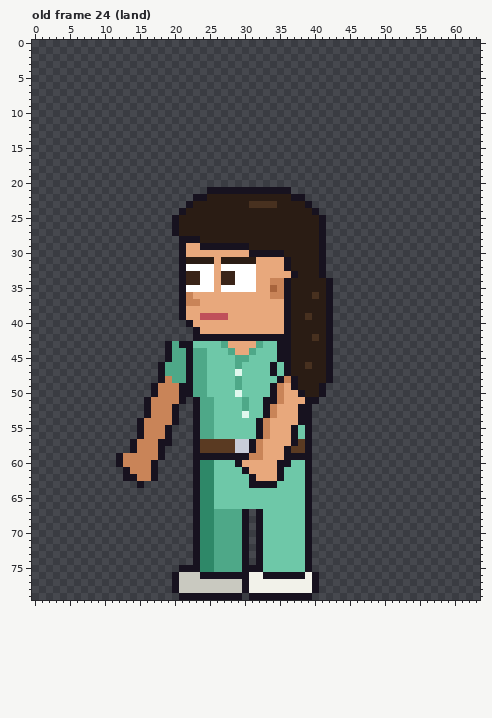
Pixel-art file -- sprites/clients/client_dentrec_b_left_anim.aseprite. The first picture shows the starting point.
64x80 pixels, 123 frames. Colours within 5 levels of each other are drawn and written as one. Shown: old frame 24 (land). The commit also changed other frames, which this record leaves out.
And afterwards:
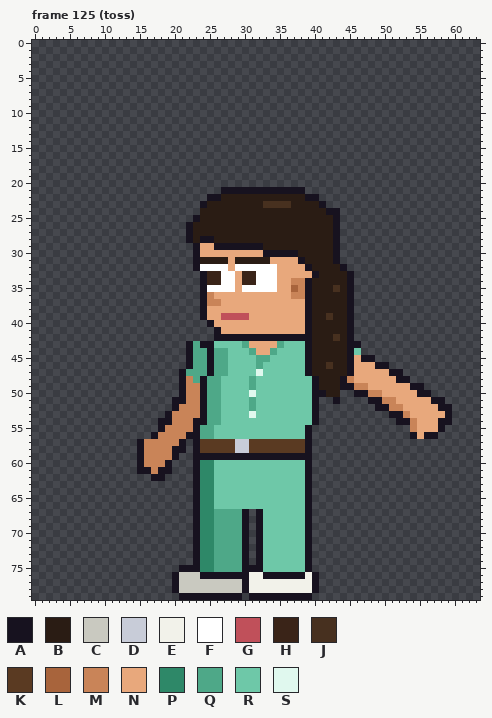
Palette (. is transparent): A #17121f  B #2a1c14  C #c9c9c0  D #c8ccd8  E #f2f2ea  F #ffffff  G #c0505a  H #3a2418  J #47301f  K #5a3a22  L #a8643c  M #c98458  N #e8a87c  P #2e8868  Q #4ea888  R #6ec8a8  S #e0f8ee
A new or re-ordered frame is compared with the old frame closest to it.
The edit:
frames 123 -> 129
Changed rows in their new state; - is an unchanged pixel.
Frame 125 (toss) is new; against old frame 24 (land):
first column x 12:
21 -------------..----------AA---------------------
22 -----------..AA----------BBAA-------------------
23 ----------..A------BB--JJ--BBA------------------
24 ---------...----------------BBAA----------------
25 --------...A-----------------BBA----------------
26 --------..A------------------BBA----------------
27 --------..A------------------BBA----------------
28 ---------.-BAA---------------BBA----------------
29 ---------..ANN-----AA--------BBA----------------
30 ---------..A-------NN---AA---BBA----------------
31 ---------..A--B-N---BB--NNA--BBA----------------
32 ---------..A--F-N---FFF-NNNA-BBBA---------------
33 ---------...AHHFFNHHFFF--NNNABBBBA--------------
34 ---------...AHHFFNHHFFFNNMMA--BBBA--------------
35 ---------...A-F--N--FFFNNLMA--BJBA--------------
36 ---------...AM--------NNNMMAB-BBBA--------------
37 ---------...AMM---------NNNA--BBBA--------------
38 ---------...A-----------NNNA--BBBA--------------
39 ---------...ANN-GGG-----NNNA--JBBA--------------
40 ----------...A----------NNNA--BBBA--------------
41 -----------...A---------NNNA--BBBA--------------
42 -----------...-----------AAAB-BJBA--------------
43 -------...-QAA-RRRQ-NNNQRRRA--BBBAA-------------
44 -------...---AQQRRR-NNQRRRRA--BBBAR-------------
45 -------...---AQQ-RR-QQ-RRRRA--BBBANAA-----------
46 ------....---AQQ-R--Q-R-RRRA--JBBANNNAA---------
47 ------...AQ--AQQ-R--S-R-RRRA--BBBANNNNNAA-------
48 ------...AM-AQQ--R-Q---RRRRRA-BBAMNNNNNNAA------
49 -----....-MMAQQ--R-Q--RRRRRRABBBAAMMNNNNNNAA----
50 -----....-MMAQQ--R-S--RRRRRRA-BB--AAMMNNNNNAA---
51 ----....A-MMA-Q---RQ-RRRRRRR---A----AAMMNNNNNAA-
52 ----....-MMMA-Q---RQ-RRRRRRRA--------AAMMNNNNNAA
53 ----...AMMMMA-Q---RS-RRRRRRRA----------AAMNNNNNA
54 ---...AAMMM-A-Q-----RRRRRRRRA-----------AAMNNNAA
55 ---...AMMMM---------RRRRRR----------------MNNNA-
56 ---..A-MMMA---------RRRRRR----------------ANAA--
57 --.A--MMMA---------KKKKKKK----------------------
58 --.A--MMAA---------KKKKKK-----------------------
59 ...A--MMA----------AAAAA------------------------
60 ...A-MMA---------RRRRRRRR-----------------------
61 -..AAMAA----------RRRRRR------------------------
62 -....-A------------RRRRR------------------------
63 ---.---------------RRRR-------------------------
